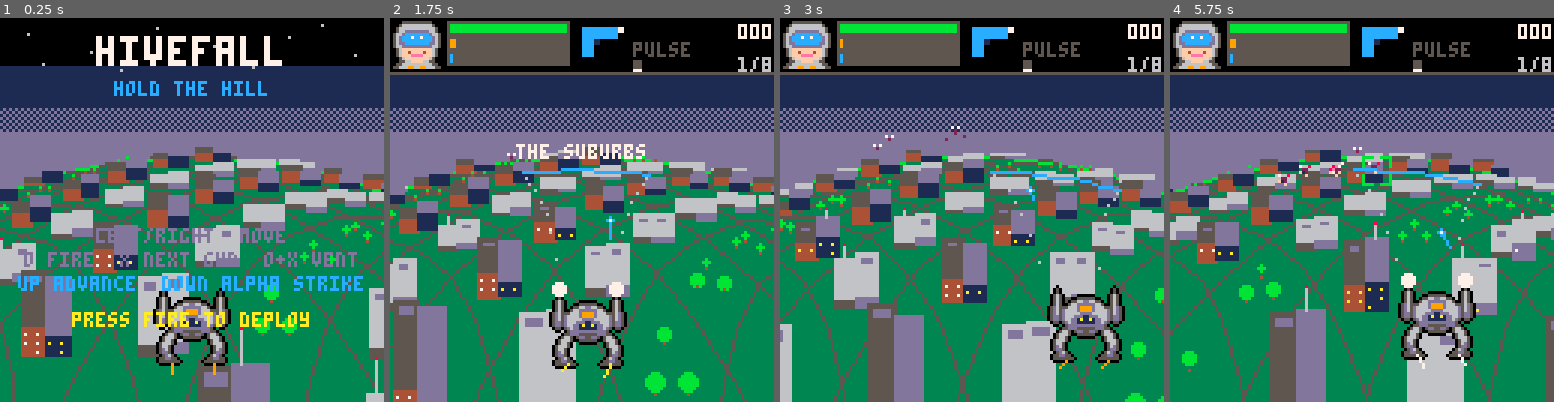
Above: before the commit, frames 1-4 (left to right).
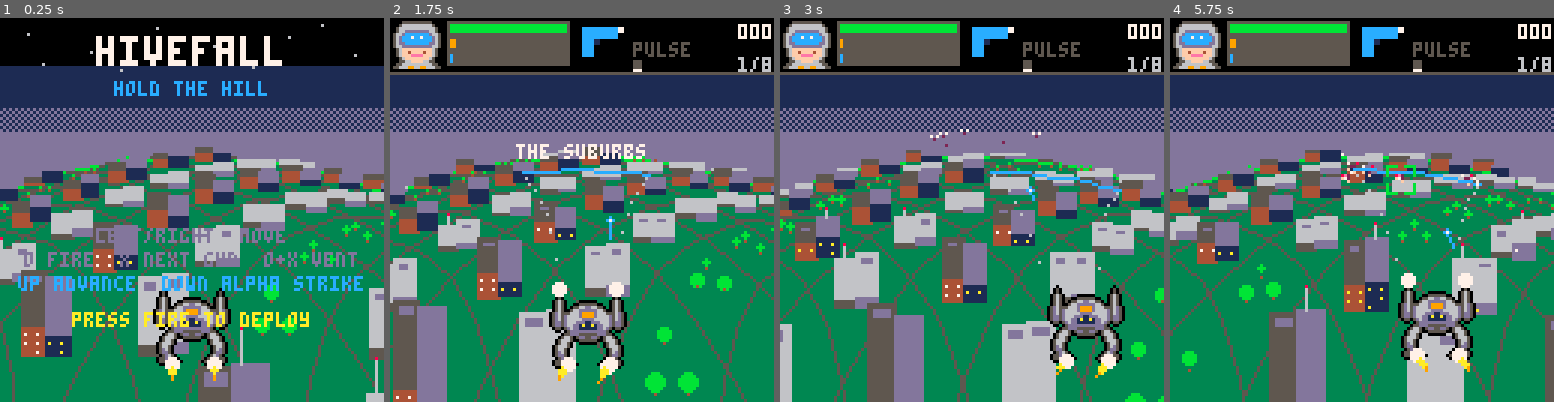
Above: after the commit, the same moments.

Repository: drachis/carts
Game: PICO-8 cartridge proj/hivefall/hivefall.p8
Same seed, same stepped clock (60 frames per second), same inputs: the game is played once before the commit and once after it.
Inputs:
- Up to frame 1 (0.25 s): no input
- Up to frame 2 (1.75 s): tap X (X key) at 0.33, 1.07 s; tap O (Z key) at 0.7, 1.7 s; hold Right from 1.6 s (still down)
- Up to frame 3 (3 s): tap X (X key) at 1.85, 2.97 s; release Right at 2.1 s; tap O (Z key) at 2.1, 2.5, 2.9 s; hold Up 2.15-2.42 s; hold Right from 2.47 s (still down)
- Up to frame 4 (5.75 s): release Right at 3.03 s; hold Left 3.08-3.58 s; tap O (Z key) every 0.4 s from 3.3 to 5.7 s; hold Down 3.63-3.97 s; hold Right 4.02-4.68 s; tap X (X key) at 4.08, 5.2 s; hold Up 4.73-5.03 s; hold Left 5.08-5.68 s; hold Down from 5.73 s (still down)

The runs differ from the first frame. In frame 1, 0.3% of the frame differs, in the area x 42-58%, y 88-95%; in frame 2, 0.4%; in frame 3, 0.5%; in frame 4, 1.2%, in the area x 28-81%, y 33-93%.

Commit message:
hivefall: jump jets are tapering flames, not lines (6132 tokens)
Co-Authored-By: Claude Opus 5.5 <noreply@anthropic.com>

Diff:
--- a/proj/hivefall/mech.lua
+++ b/proj/hivefall/mech.lua
@@ -263,9 +263,16 @@
  end
  sspr(0,64,24,24,sx-12,top)
  pal()
- -- jump jets under the feet, longer under boost
+ -- jump jets under the feet: a flame that tapers from a white-hot root
+ -- through yellow to an orange tip, flickering, leaning against the way
+ -- the mech is moving, and longer under boost
  for jet=-7,7,14 do
-  line(sx+jet,sy+1,sx+jet-player.vx*3,sy+3+rnd(3)+boost*500,rnd{9,10,7})
+  local length=4+rnd(3)+boost*500
+  for step=0,length do
+   local along=step/length
+   circfill(sx+jet-player.vx*step,sy+1+step,2.4*(1-along),
+    along<0.3 and 7 or along<0.65 and 10 or 9)
+  end
  end
  if player.muzzle>0 then
   circfill(sx-10,sy-24,2,7)
